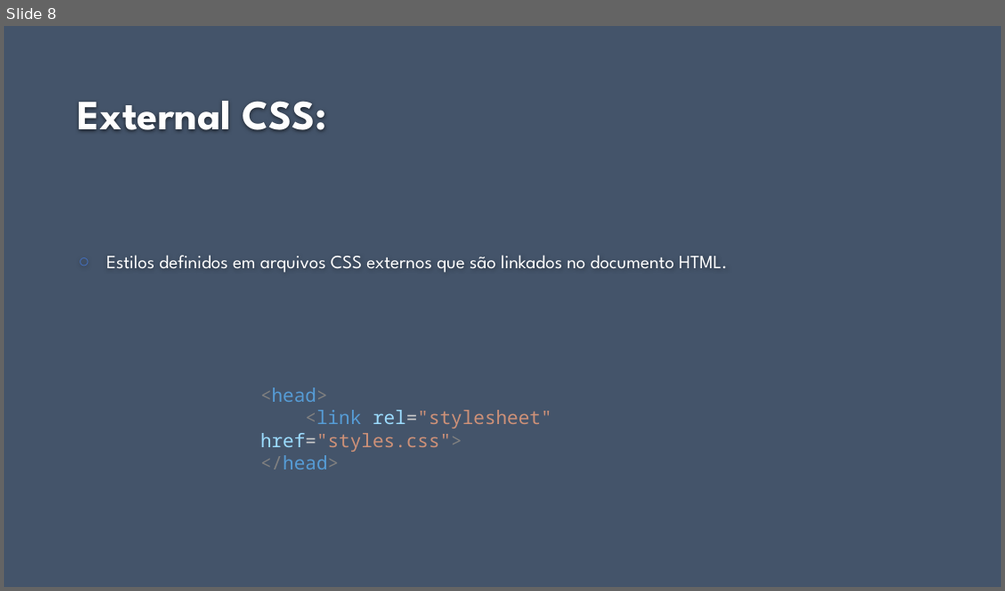
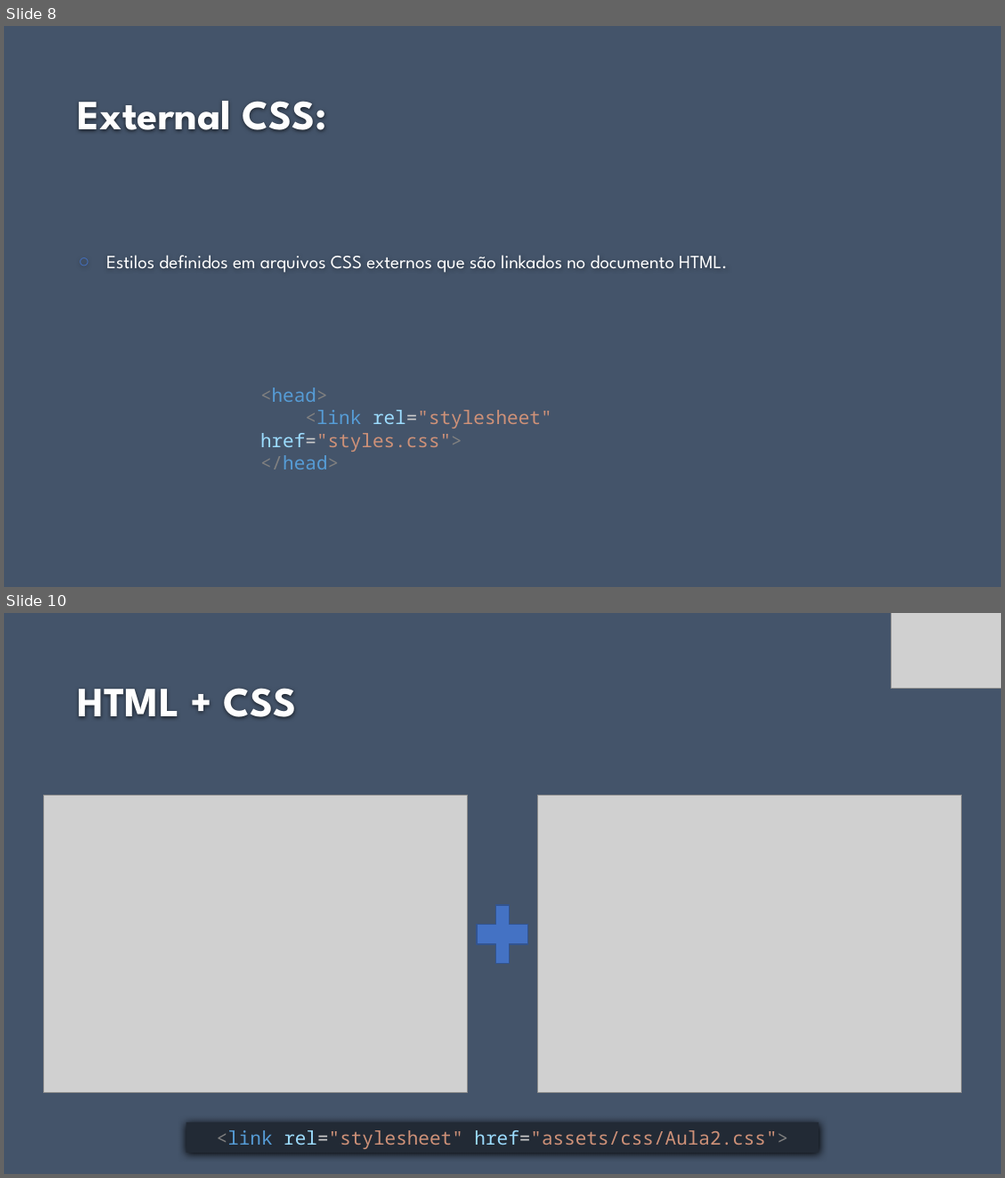
Before and after one commit to fabio-sudo/Curso_JS, a slide deck: HTML_CSS/Material_Html/Intermediário/7 - CSS.pptx. Shown one above the other, each under a label of ours: slide 8 before the commit, slides 8 and 10 after it; the slides between them are not shown. The pictures are 1005x591 and 1005x1178 pixels, drawn with LibreOffice and Linux fonts; fonts in the diff are those of the drawing; grey boxes stand for pictures; background and template pictures are left out. Boxes give left, top, right and bottom in pixels: in the first picture for what was removed or moved away, otherwise in the second. Text is boxed around its words. In the diff, an @@ line names an element or a change of style, - is before the commit and + after.

```diff
--- a/HTML_CSS/Material_Html/Intermediário/7 - CSS.pptx
+++ b/HTML_CSS/Material_Html/Intermediário/7 - CSS.pptx
@@ slide 10 added at [4, 613, 1001, 1174], background #44546A @@
@@ picture added at [890, 613, 1001, 689] @@
@@ title added at [78, 688, 296, 717], 40 pt, text #FEFEFE, bold @@
+HTML + CSS
@@ picture added at [44, 795, 468, 1093] @@
@@ picture added at [538, 795, 962, 1093] @@
@@ plus added at [477, 905, 528, 963], fill #4472C4, outline #325491 1.25 pt @@
@@ rectangle added at [186, 1122, 819, 1152], fill #222A35, 18 pt, text #CE9178 @@
+<link rel="stylesheet" href="assets/css/Aula2.css">
```
Also in this commit, not shown: 2 other slides added, 1 slide removed, 3 other files.
